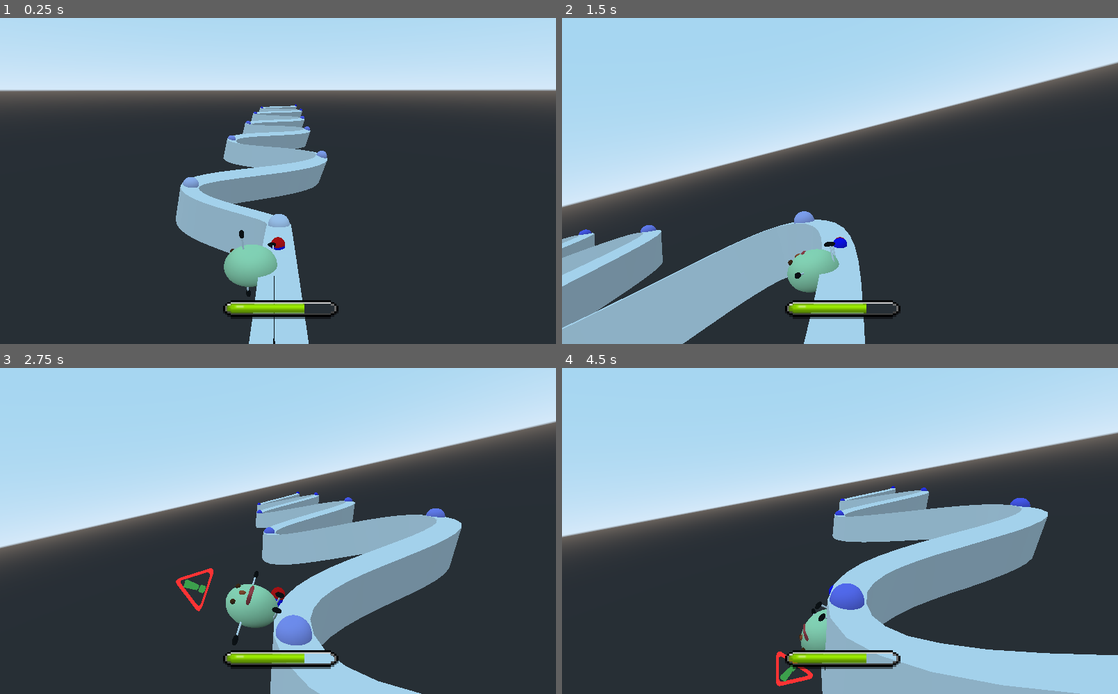
Above: before the commit, frames 1-4 (two rows, left to right).
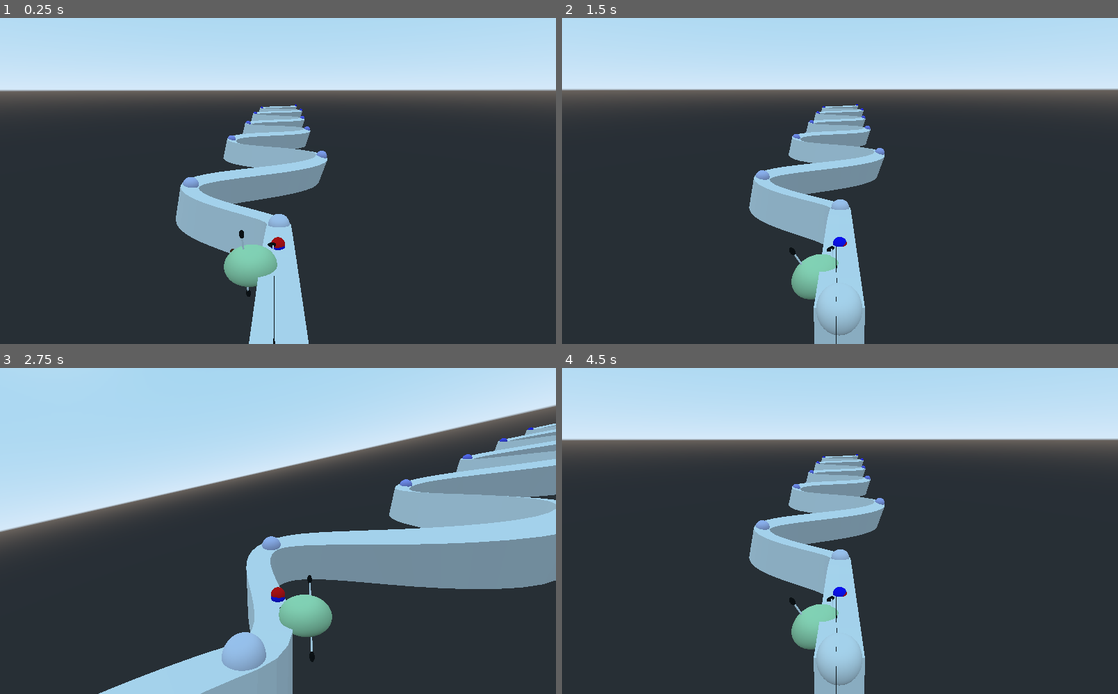
Above: after the commit, the same moments.

Repository: kevinms/godot-wild-jam-28
Game: Godot game, scene res://World.tscn
The game is run twice, just before and just after one commit, with the same random seed, the same clock (stepped at 60 frames per second) and the same inputs.
Inputs:
- Up to frame 1 (0.25 s): no input
- Up to frame 2 (1.5 s): tap Enter (ui_accept) at 0.5, 0.6, 0.77, 1.07, 1.35 s; hold Right (ui_right) 0.53-1.28 s; hold Left (ui_left) from 1.28 s (still down)
- Up to frame 3 (2.75 s): tap Enter (ui_accept) at 1.52, 1.82, 2.1 s; release Left (ui_left) at 2.03 s; hold Right (ui_right) from 2.03 s (still down)
- Up to frame 4 (4.5 s): tap Enter (ui_accept) at 2.85, 3.02, 3.32, 3.6, 3.77, 4.07, 4.35 s; release Right (ui_right) at 3.53 s; hold Left (ui_left) from 3.53 s (still down)

The runs differ from the first frame. In frame 1, 1.0% of the frame differs, in the area x 40-61%, y 86-93%; in frame 2, 40%; in frame 3, 34%; in frame 4, 44%, in the area x 0-100%, y 10-100%.

Commit message:
World's simplest game over screen.

Diff:
--- a/Egg.gd
+++ b/Egg.gd
@@ -131,7 +131,6 @@
 	$DancePivot.rotate_object_local($DancePivot.transform.basis.y, sign(lean_angle) * spin_speed)
 
 	if abs(lean_angle)+0.00001 >= fall_angle and !user_compensation():
-		print("Starting")
 		if $FallTimer.is_stopped():
 			$FallTimer.start()
 	else:
@@ -169,3 +168,9 @@
 	# Apply impulse
 	print(velocity)
 	apply_central_impulse(velocity)
+
+	$DeathTimer.start()
+
+
+func _on_DeathTimer_timeout():
+	Global.game_over = true
--- a/Egg.tscn
+++ b/Egg.tscn
@@ -127,6 +127,11 @@
 wait_time = 0.2
 one_shot = true
 
+[node name="DeathTimer" type="Timer" parent="."]
+wait_time = 2.0
+one_shot = true
+
 [node name="AnimationPlayer" type="AnimationPlayer" parent="."]
 anims/Bounce = SubResource( 10 )
 [connection signal="timeout" from="FallTimer" to="." method="_on_FallTimer_timeout"]
+[connection signal="timeout" from="DeathTimer" to="." method="_on_DeathTimer_timeout"]
--- /dev/null
+++ b/Global.gd
@@ -0,0 +1,3 @@
+extends Node
+
+var game_over: bool
--- a/World.gd
+++ b/World.gd
@@ -15,6 +15,7 @@
 	add_child(dot)
 
 func _ready():
+	Global.game_over = false
 	curve = Util.CurveFromCsvFile("res://levels/curvature-test.csv")
 
 	for i in curve.get_point_count():
@@ -25,6 +26,13 @@
 	$Egg.set_curve(curve, 0.0)
 
 func _process(delta):
+	if Global.game_over:
+		$GameOverOverlay.visible = true
+		print("GAME OVER")
+
+	if Input.is_action_just_pressed("ui_accept"):
+		get_tree().reload_current_scene()
+
 	#var position = curve.interpolate_baked($Egg.t * curve.get_baked_length(), false)
 
 	var up = $Egg.path_surface_normal()
--- a/World.tscn
+++ b/World.tscn
@@ -7,6 +7,7 @@
 [ext_resource path="res://levels/loop.tscn" type="PackedScene" id=5]
 [ext_resource path="res://ui/balance_meter_fg.png" type="Texture" id=6]
 [ext_resource path="res://levels/curvature-test.tscn" type="PackedScene" id=7]
+[ext_resource path="res://ui/game-over.png" type="Texture" id=8]
 
 [node name="World" type="Spatial"]
 script = ExtResource( 3 )
@@ -25,6 +26,7 @@
 visible = false
 
 [node name="HUD" type="Position2D" parent="."]
+visible = false
 
 [node name="BalanceMeter" type="Node2D" parent="HUD"]
 
@@ -44,3 +46,27 @@
 [node name="Music" parent="." instance=ExtResource( 1 )]
 
 [node name="curvature-test" parent="." instance=ExtResource( 7 )]
+
+[node name="GameOverOverlay" type="Position2D" parent="."]
+visible = false
+
+[node name="Label" type="Label" parent="GameOverOverlay"]
+margin_left = 421.913
+margin_top = 476.658
+margin_right = 557.913
+margin_bottom = 490.658
+text = "Press enter to restart"
+__meta__ = {
+"_edit_use_anchors_": false
+}
+
+[node name="TextureRect" type="TextureRect" parent="GameOverOverlay"]
+margin_left = 151.321
+margin_top = 183.75
+margin_right = 837.321
+margin_bottom = 355.75
+texture = ExtResource( 8 )
+expand = true
+__meta__ = {
+"_edit_use_anchors_": false
+}
--- a/project.godot
+++ b/project.godot
@@ -23,6 +23,7 @@
 
 Util="*res://Util.gd"
 DebugDraw="*res://DebugDraw.gd"
+Global="*res://Global.gd"
 
 [display]
 
@@ -47,6 +48,26 @@
 "loop": true,
 "loop_offset": 0
 }
+texture={
+"compress/bptc_ldr": 0,
+"compress/hdr_mode": 0,
+"compress/lossy_quality": 0.7,
+"compress/mode": 0,
+"compress/normal_map": 0,
+"detect_3d": true,
+"flags/anisotropic": false,
+"flags/filter": false,
+"flags/mipmaps": false,
+"flags/repeat": 0,
+"flags/srgb": 2,
+"process/HDR_as_SRGB": false,
+"process/fix_alpha_border": true,
+"process/invert_color": false,
+"process/premult_alpha": false,
+"size_limit": 0,
+"stream": false,
+"svg/scale": 1.0
+}
 
 [rendering]
 
Not shown: 1 places in World.tscn that only renumber resources
Binary file added: ui/game-over.png
Not shown, added: ui/game-over.png.import
